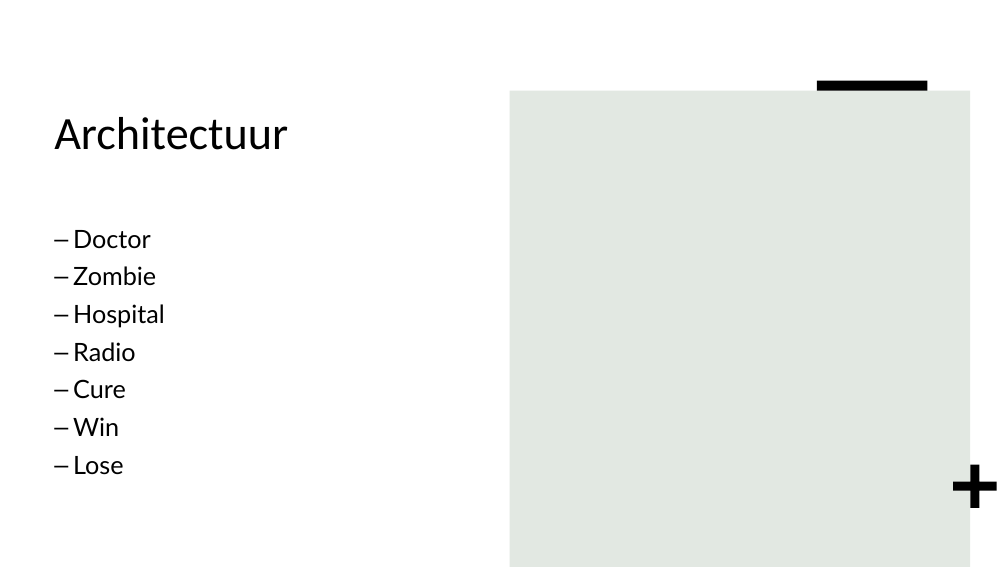
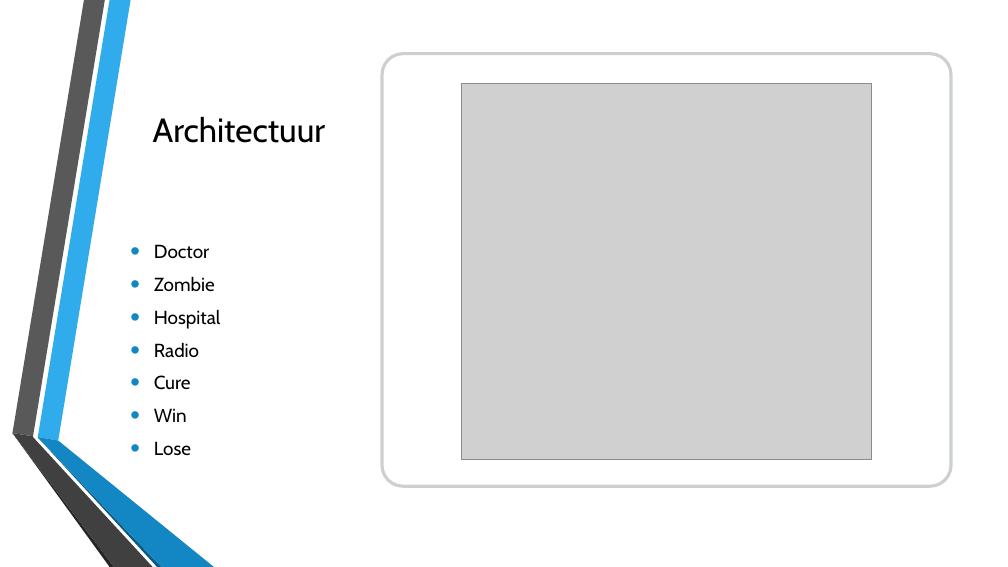
Before and after one commit to AI-Gio/ABD, a slide deck: slide 3 of Challenge 1 presentatie.pptx. Drawn at 1008x567 pixels with LibreOffice and Linux fonts; fonts in the diff are those of the drawing; grey boxes stand for pictures; background and template pictures are left out. Boxes give left, top, right and bottom in pixels: in the first picture for what was removed or moved away, otherwise in the second. Text is boxed around its words. In the diff, an @@ line names an element or a change of style, - is before the commit and + after.

```diff
--- a/Challenge 1 presentatie.pptx
+++ b/Challenge 1 presentatie.pptx
@@ title "Architectuur": place and size @@
-title "Architectuur" at [54,117,288,150]
+title "Architectuur" at [153,116,326,143]
@@ title "Architectuur" at [153,116,326,143]: size 44 to 32 pt, font Calibri to Cabin; alignment left to centre; vertical alignment top to middle @@
@@ rounded rectangle added at [382,54,951,486], fill #FFFFFF, outline #979D9F 3 pt @@
@@ picture added at [461,84,871,460] @@
@@ rectangle removed at [817,81,928,91] @@
@@ rectangle removed at [510,91,970,567] @@
@@ text "Doctor": place and size @@
-text "Doctor" at [73,230,165,475]
+text "Doctor" at [154,244,220,455]
@@ text "Doctor" at [154,244,220,455]: size 24 to 18 pt, font Lato to Cabin; bullet – to •; line spacing 0.9 to 1; vertical alignment top to middle @@
@@ group added at [12,0,214,567]: 6 freeform shapes @@
@@ plus removed at [954,464,997,507] @@
```
Also in this commit, not shown: 4 other slides changed, 2 slides added, 2 slides removed.
